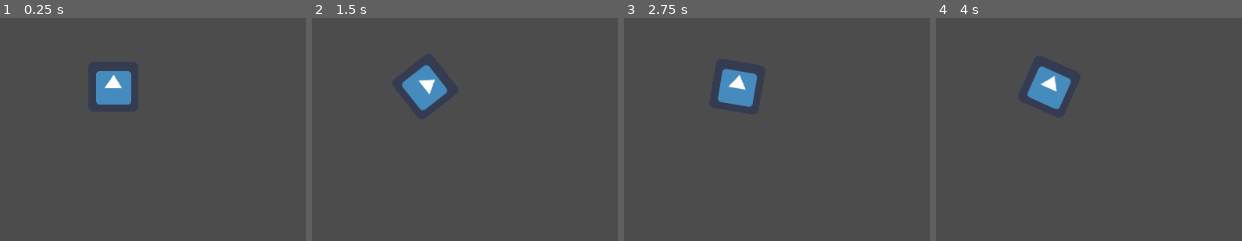
Above: before the commit, frames 1-4 (left to right).
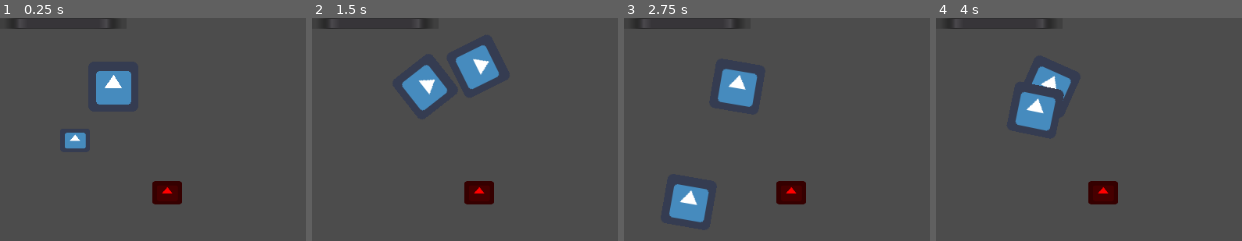
Above: after the commit, the same moments.

Repository: NancokPS2/GodotWildJam
Game: Godot game, scene res://test.tscn
Two runs of this game, one before a commit and one after it. Both use one fixed random seed, a clock stepped at 60 frames per second and the inputs below. The project has no main scene, so this scene is started directly. The engine's default icon, where the game draws it, is replaced by a stand-in: a white triangle on a blue panel in a dark square.
Inputs (mouse positions are in pixels of both pictures, inside the frame that each line leads up to):
- Up to frame 1 (0.25 s): no input
- Up to frame 2 (1.5 s): tap Enter at 0.5 s; move the mouse to (outside the picture) at 0.52 s; hold D (move_right, bound only after the commit) 0.53-1.25 s; tap 1 (herramienta1, bound only after the commit) at 0.6 s; click (outside the picture) at 0.67 s; tap W (jump, bound only after the commit) at 0.77, 1.07 s; tap 2 (herramienta2, bound only after the commit) at 0.8 s; drag from (outside the picture) to (outside the picture) at 1.27 s
- Up to frame 3 (2.75 s): move the mouse to (outside the picture) at 2.02 s; press the mouse at (outside the picture) at 2.03 s; hold A (move_left, bound only after the commit) from 2.03 s (still down); tap 3 (herramienta3, bound only after the commit) at 2.1 s
- Up to frame 4 (4 s): release A (move_left, bound only after the commit) at 2.75 s; release the mouse at (outside the picture) at 2.75 s; drag from (outside the picture) to (1095, 180) at 2.77 s; tap Space at 3.5 s; move the mouse to (outside the picture) at 3.52 s; hold D (move_right, bound only after the commit) from 3.53 s (still down); tap W (jump, bound only after the commit) at 3.6, 3.77 s; click (outside the picture) at 3.67 s; tap 1 (herramienta1, bound only after the commit) at 3.8 s

The runs differ from the first frame. In frame 1, 2.1% of the frame differs, in the area x 2-60%, y 0-84%; in frame 2, 3.4%; in frame 3, 3.4%; in frame 4, 3.7%.

Commit message:
Estructuracion

Diff:
--- /dev/null
+++ b/Singleton/Constantes.gd
@@ -0,0 +1,7 @@
+extends Node
+const colores = {
+	0:Color(0,0,255),
+	1:Color(0,255,0),
+	2:Color(1, 0.843137, 0, 1),
+	3:Color(255,0,0)
+}
--- a/project.godot
+++ b/project.godot
@@ -9,6 +9,11 @@
 config_version=4
 
 _global_script_classes=[ {
+"base": "Area2D",
+"class": "AreaTemperatura",
+"language": "GDScript",
+"path": "res://Clases/Areas/AreaTemperatura.gd"
+}, {
 "base": "KinematicBody2D",
 "class": "Entidad",
 "language": "GDScript",
@@ -39,18 +44,25 @@
 "language": "GDScript",
 "path": "res://Clases/Obstaculos/ParedDestruible.gd"
 }, {
+"base": "ProgressBar",
+"class": "Termometro",
+"language": "GDScript",
+"path": "res://Clases/Misc/Termometro.gd"
+}, {
 "base": "Node",
 "class": "Utility",
 "language": "GDScript",
 "path": "res://Utility/Utlity.gd"
 } ]
 _global_script_class_icons={
+"AreaTemperatura": "",
 "Entidad": "",
 "Herramienta": "",
 "HerramientaTaladro": "",
 "Jugador": "",
 "Pared": "",
 "ParedDestruible": "",
+"Termometro": "",
 "Utility": ""
 }
 
@@ -63,6 +75,7 @@
 
 Eventos="*res://Singleton/Eventos.gd"
 Ref="*res://Singleton/Referencias.gd"
+Const="*res://Singleton/Constantes.gd"
 
 [editor_plugins]
 
@@ -72,6 +85,44 @@
 
 common/drop_mouse_on_gui_input_disabled=true
 
+[input]
+
+move_left={
+"deadzone": 0.5,
+"events": [ Object(InputEventKey,"resource_local_to_scene":false,"resource_name":"","device":0,"alt":false,"shift":false,"control":false,"meta":false,"command":false,"pressed":false,"scancode":65,"physical_scancode":0,"unicode":0,"echo":false,"script":null)
+ ]
+}
+move_right={
+"deadzone": 0.5,
+"events": [ Object(InputEventKey,"resource_local_to_scene":false,"resource_name":"","device":0,"alt":false,"shift":false,"control":false,"meta":false,"command":false,"pressed":false,"scancode":68,"physical_scancode":0,"unicode":0,"echo":false,"script":null)
+ ]
+}
+jump={
+"deadzone": 0.5,
+"events": [ Object(InputEventKey,"resource_local_to_scene":false,"resource_name":"","device":0,"alt":false,"shift":false,"control":false,"meta":false,"command":false,"pressed":false,"scancode":87,"physical_scancode":0,"unicode":0,"echo":false,"script":null)
+ ]
+}
+herramienta1={
+"deadzone": 0.5,
+"events": [ Object(InputEventKey,"resource_local_to_scene":false,"resource_name":"","device":0,"alt":false,"shift":false,"control":false,"meta":false,"command":false,"pressed":false,"scancode":49,"physical_scancode":0,"unicode":0,"echo":false,"script":null)
+ ]
+}
+herramienta2={
+"deadzone": 0.5,
+"events": [ Object(InputEventKey,"resource_local_to_scene":false,"resource_name":"","device":0,"alt":false,"shift":false,"control":false,"meta":false,"command":false,"pressed":false,"scancode":50,"physical_scancode":0,"unicode":0,"echo":false,"script":null)
+ ]
+}
+herramienta3={
+"deadzone": 0.5,
+"events": [ Object(InputEventKey,"resource_local_to_scene":false,"resource_name":"","device":0,"alt":false,"shift":false,"control":false,"meta":false,"command":false,"pressed":false,"scancode":51,"physical_scancode":0,"unicode":0,"echo":false,"script":null)
+ ]
+}
+usar={
+"deadzone": 0.5,
+"events": [ Object(InputEventMouseButton,"resource_local_to_scene":false,"resource_name":"","device":0,"alt":false,"shift":false,"control":false,"meta":false,"command":false,"button_mask":0,"position":Vector2( 0, 0 ),"global_position":Vector2( 0, 0 ),"factor":1.0,"button_index":1,"pressed":false,"doubleclick":false,"script":null)
+ ]
+}
+
 [physics]
 
 common/enable_pause_aware_picking=true
--- a/test.tscn
+++ b/test.tscn
@@ -1,13 +1,57 @@
-[gd_scene load_steps=3 format=2]
+[gd_scene load_steps=8 format=2]
 
 [ext_resource path="res://Clases/Herramientas/Taladro.gd" type="Script" id=1]
 [ext_resource path="res://Clases/Entidades/Jugador.gd" type="Script" id=2]
+[ext_resource path="res://icon.png" type="Texture" id=3]
+[ext_resource path="res://Clases/Obstaculos/Pared.gd" type="Script" id=4]
+[ext_resource path="res://Clases/Misc/Termometro.gd" type="Script" id=5]
+[ext_resource path="res://Clases/Entidades/Entidad.gd" type="Script" id=6]
+
+[sub_resource type="RectangleShape2D" id=1]
+extents = Vector2( 200.5, 22 )
 
 [node name="Node2D" type="Node2D"]
+
+[node name="Interfaz" type="CanvasLayer" parent="."]
+
+[node name="Termometro" type="ProgressBar" parent="Interfaz"]
+margin_right = 4.0
+margin_bottom = 14.0
+rect_scale = Vector2( 40.4, 1 )
+value = 50.0
+script = ExtResource( 5 )
 
 [node name="HerramientaTalado" type="Node2D" parent="."]
 position = Vector2( 145, 88 )
 script = ExtResource( 1 )
 
 [node name="Jugador" type="KinematicBody2D" parent="."]
+position = Vector2( 96, 137 )
 script = ExtResource( 2 )
+
+[node name="CollisionPolygon2D" type="CollisionPolygon2D" parent="Jugador"]
+polygon = PoolVector2Array( 18, -15, 18, 15, -18, 15, -18, -15 )
+
+[node name="Icon" type="Sprite" parent="Jugador"]
+scale = Vector2( 0.59375, 0.46875 )
+texture = ExtResource( 3 )
+
+[node name="Pared" type="StaticBody2D" parent="."]
+position = Vector2( 2, 261 )
+script = ExtResource( 4 )
+
+[node name="CollisionShape2D" type="CollisionShape2D" parent="Pared"]
+position = Vector2( 190.5, 12 )
+shape = SubResource( 1 )
+
+[node name="Enemigo" type="KinematicBody2D" parent="."]
+position = Vector2( 214, 224 )
+script = ExtResource( 6 )
+
+[node name="CollisionPolygon2D2" type="CollisionPolygon2D" parent="Enemigo"]
+polygon = PoolVector2Array( 18, -15, 18, 15, -18, 15, -18, -15 )
+
+[node name="Icon2" type="Sprite" parent="Enemigo"]
+modulate = Color( 1, 0, 0, 1 )
+scale = Vector2( 0.59375, 0.46875 )
+texture = ExtResource( 3 )
